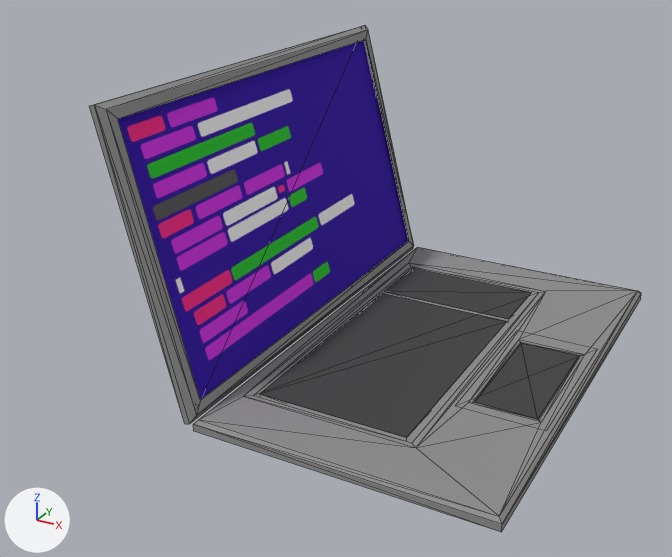
Two versions of the glTF model src/models/ambientAssets/notebook.glb, one commit apart.
Both versions are drawn from a 50 mm lens placed at (1.69, -3.34, 1.94), pointed at (-0.04, -0.19, 0.36). The axes (+X, +Y, +Z) are drawn at lower left. The lights are the same throughout. Mesh edges are drawn as thin lines. Vertices at the same position are counted once.
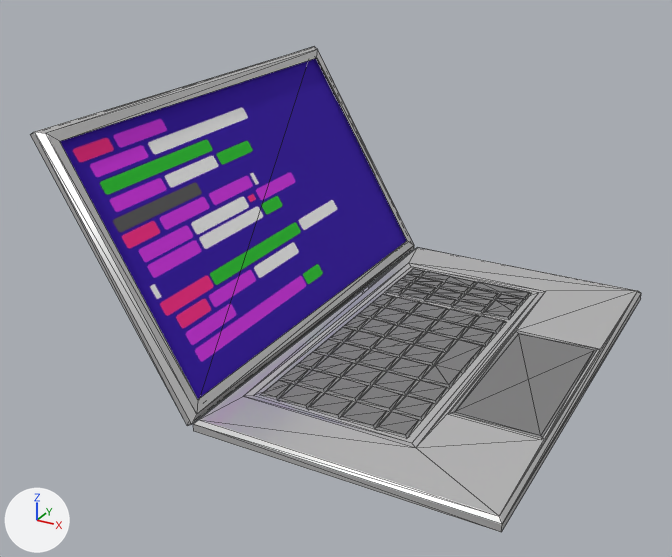
Pixel boxes (x1, y1, x2, y2) of what changed, in the pictures (672 x 557 px; the box of a moved part takes in the faces that stretch with it):
'Plane', moved, turned
    before: (118, 40, 409, 400)
    after: (60, 58, 407, 399)
'Cube', recoloured, surface changed, reshaped
    both: (193, 248, 641, 532)
'Cube.001', recoloured, surface changed, moved, turned
    before: (89, 26, 414, 424)
    after: (30, 47, 414, 426)
'Cube.002', recoloured, reshaped, moved
    before: (260, 268, 532, 438)
    after: (261, 269, 530, 437)
'Plane.001', recoloured, reshaped
    before: (472, 342, 582, 421)
    after: (452, 332, 597, 437)
part 1 of me_cube, moved or reshaped
    both: (416, 291, 637, 516)
part 2 of me_cube_002, added
    after: (261, 269, 530, 437)

What changed in the scene script:
```text
Change mat_laptop:
    mat_laptop.base_color: (0.274, 0.274, 0.274) -> (0.662, 0.662, 0.662)  # grey #8f8f8f -> light grey #d5d5d5
    mat_laptop.metallic: 0.0 -> 0.5
Change mat_material_001:
    mat_material_001.base_color: (0.0578, 0.0578, 0.0578) -> (0.227, 0.227, 0.227)  # black #444444 -> grey #838383
Change me_cube:
    where me_cube.from_pydata(...)  # 28 vertices, 52 faces; spans x -0.2..1.0, y -1.0..1.0, z 0.02..0.07
    used by ob_cube; location = (0.0, 0.0, 0.0)
    me_cube part 1
    me_cube.vertices[12].co: (0.91, -0.37, 0.06) -> (0.96, -0.47, 0.06)  # pixel (537, 419) -> pixel (540, 435)
    me_cube.vertices[14].co: (0.91, 0.19, 0.06) -> (0.96, 0.27, 0.06)  # pixel (578, 356) -> pixel (594, 350)
    me_cube.vertices[16].co: (0.66, -0.37, 0.06) -> (0.63, -0.47, 0.06)  # pixel (474, 402) -> pixel (454, 412)
    me_cube.vertices[18].co: (0.66, 0.19, 0.06) -> (0.63, 0.27, 0.06)  # pixel (521, 343) -> pixel (518, 333)
    me_cube.vertices[24].co: (0.93, 0.21, 0.07) -> (0.98, 0.29, 0.07)  # pixel (584, 354) -> pixel (600, 349)
    me_cube.vertices[25].co: (0.93, -0.39, 0.07) -> (0.98, -0.49, 0.07)  # pixel (541, 422) -> pixel (544, 439)
    me_cube.vertices[26].co: (0.65, 0.21, 0.07) -> (0.61, 0.29, 0.07)  # pixel (518, 339) -> pixel (515, 330)
    me_cube.vertices[27].co: (0.65, -0.39, 0.07) -> (0.61, -0.49, 0.07)  # pixel (468, 402) -> pixel (448, 412)
Change me_cube_002:
    used by ob_cube_002; location = (0.0, 0.0, 0.0)
    remove me_cube_002.from_pydata(...)  # 16 vertices, 24 faces; spans x -0.092..0.538, y -0.716..0.72, z 0.022..0.063
    add me_cube_002.from_pydata(...)  # 398 vertices, 787 faces; spans x -0.092..0.538, y -0.716..0.72, z 0.022..0.071
    me_cube_002 part 2: 382 vertices added at x -0.092..0.538, y -0.716..0.72, z 0.022..0.071
Change me_plane_001:
    where me_plane_001.from_pydata(...)  # 4 vertices, 2 faces; spans x 0.61..0.968, y -0.432..0.295, z 0.064
    used by ob_plane_001; location = (0.0, 0.0, 0.0)
    me_plane_001 part 3
    me_plane_001.vertices[0].co: (0.61, -0.432, 0.064) -> (0.61, -0.501, 0.064)  # pixel (455, 405) -> pixel (448, 414)
    me_plane_001.vertices[1].co: (0.968, -0.432, 0.064) -> (0.968, -0.501, 0.064)  # pixel (546, 430) -> pixel (541, 439)
Change ob_cube_001:
    add ob_cube_001.parent = ob_plane
    ob_cube_001.location: (-0.233, 0.0, 0.254) -> (-0.0136, 0.0, 0.0366)
    ob_cube_001.rotation_euler: (0.0, -1.829, 0.0) -> (0.0, -3.136, 0.0)  # degrees (0, -105, 0) -> degrees (0, -180, 0)
Change ob_plane:
    ob_plane.location: (-0.265, 0.0, 0.231) -> (-0.305, 0.0, 0.212)
    ob_plane.rotation_euler: (0.0, 1.307, 0.0) -> (0.0, 1.028, 0.0)  # degrees (0, 75, 0) -> degrees (0, 59, 0)
Change ob_cube_002:
    ob_cube_002.location: (0.0, 0.0, 0.0) -> (0.0, 0.0, -0.006)
```
